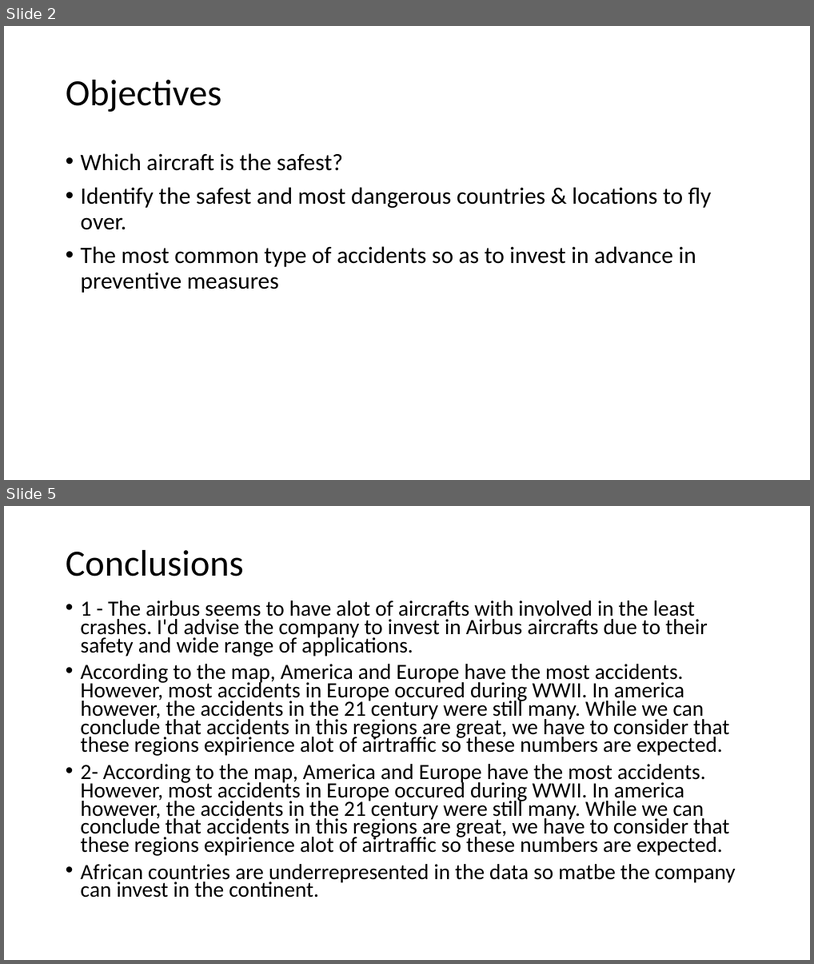
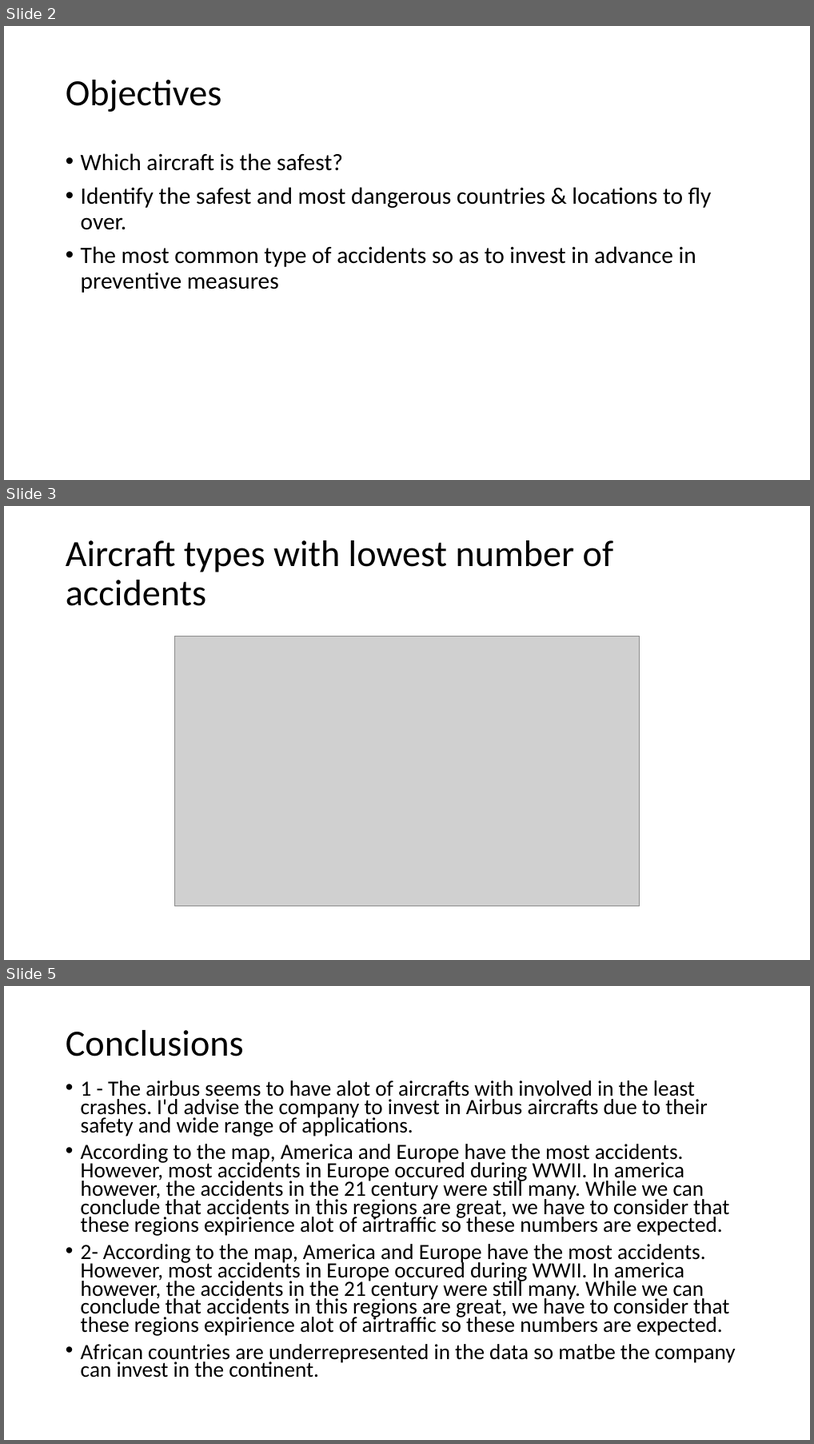
Before and after one commit to Benbellah-Owino/aviation_accidents_data_analysis, a slide deck: avi_accidents_presentation.pptx. Shown one above the other, each under a label of ours: slides 2 and 5 before the commit, slides 2, 3 and 5 after it; the slides between them are not shown. The pictures are 814x964 and 814x1444 pixels, drawn with LibreOffice and Linux fonts; fonts in the diff are those of the drawing; grey boxes stand for pictures. Boxes give left, top, right and bottom in pixels: in the first picture for what was removed or moved away, otherwise in the second. Text is boxed around its words. In the diff, an @@ line names an element or a change of style, - is before the commit and + after.

```diff
--- a/avi_accidents_presentation.pptx
+++ b/avi_accidents_presentation.pptx
@@ slide 3 added at [4,506,810,960], background #FFFFFF @@
@@ title added at [66,540,614,606], 44 pt, text #000000 @@
+Aircraft types with lowest number of accidents
@@ picture added at [174,636,640,906] @@
```
Also in this commit, not shown: 1 slide changed, 1 other slide added, 2 slides removed, 4 other files.
